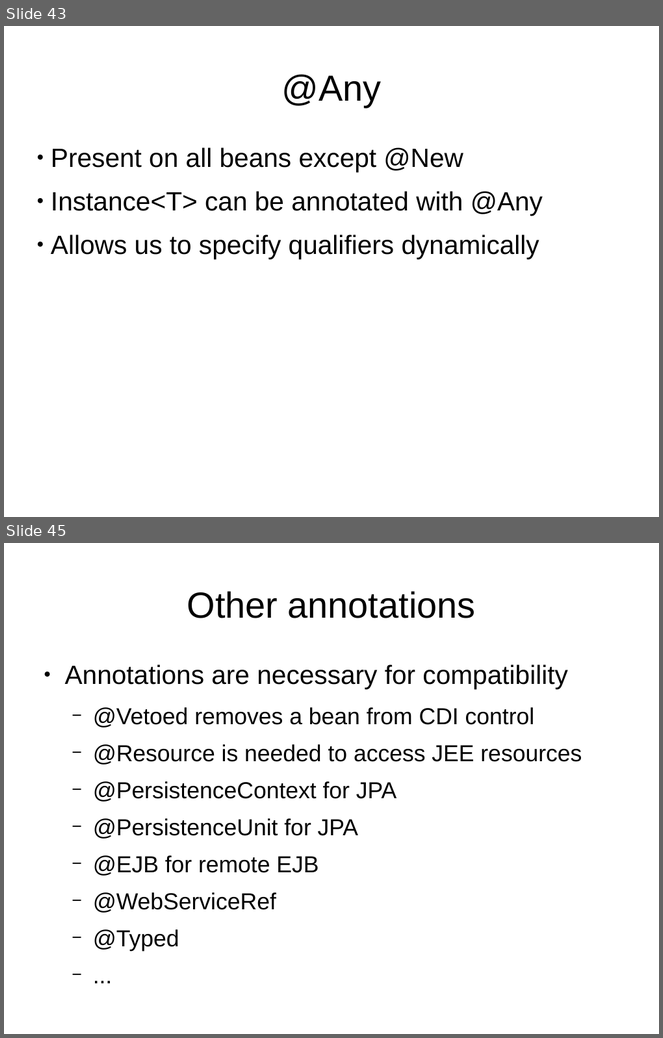
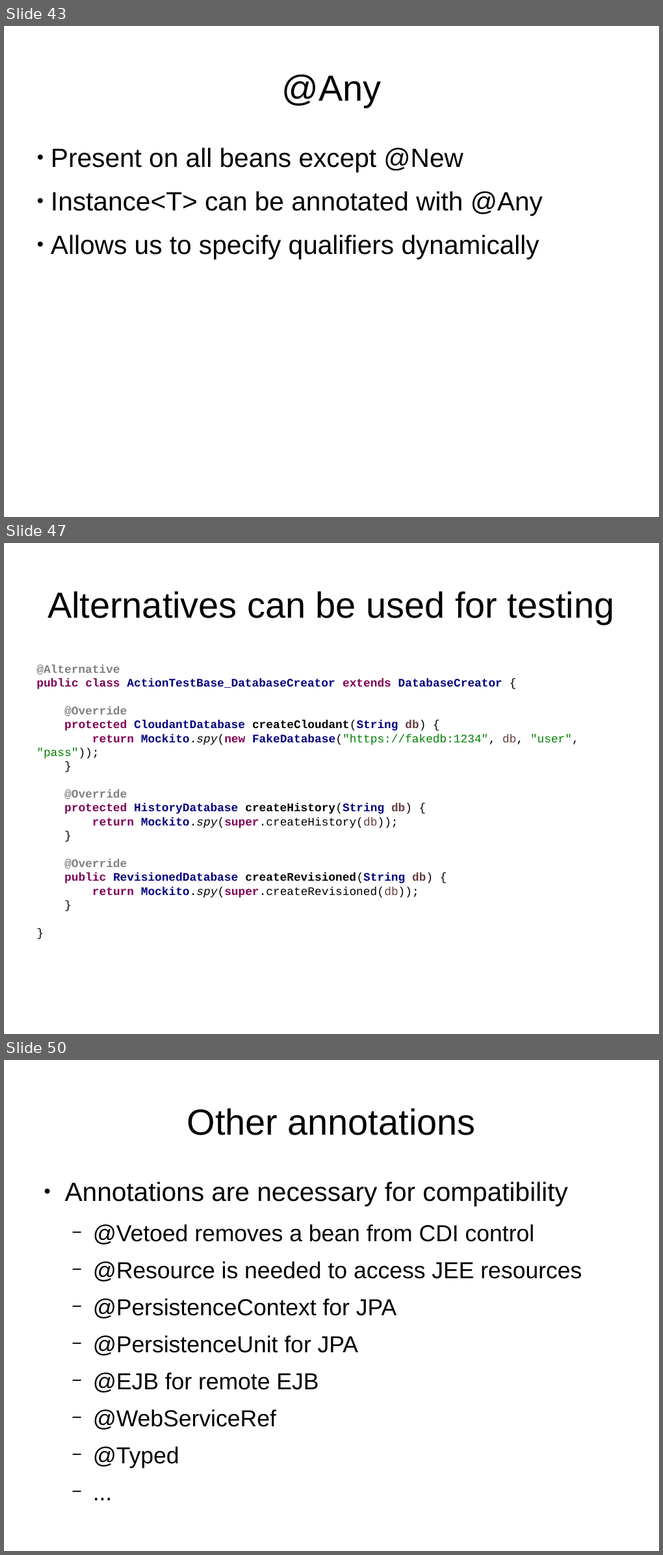
Before and after one commit to FrigoCoder/CDI, a slide deck: CDI.odp. Shown one above the other, each under a label of ours: slides 43 and 45 before the commit, slides 43, 47 and 50 after it; the slides between them are not shown. The pictures are 663x1038 and 663x1555 pixels, drawn with LibreOffice and Linux fonts; fonts in the diff are those of the drawing. Boxes give left, top, right and bottom in pixels: in the first picture for what was removed or moved away, otherwise in the second. Text is boxed around its words. In the diff, an @@ line names an element or a change of style, - is before the commit and + after.

```diff
--- a/CDI.odp
+++ b/CDI.odp
@@ slide 47 added at <box>4,543,659,1034</box>, background #FFFFFF @@
@@ title added at <box>48,591,614,624</box>, 44 pt, text #000000 @@
+Alternatives can be used for testing
@@ text added at <box>36,665,579,898</box>, 14 pt, text #000080, bold @@
+@Alternative
+public class ActionTestBase_DatabaseCreator extends DatabaseCreator {
+@Override
+protected CloudantDatabase createCloudant(String db) {
+return Mockito.spy(new FakeDatabase("https://fakedb:1234", db, "user", "pass"));
+}
+@Override
+protected HistoryDatabase createHistory(String db) {
+return Mockito.spy(super.createHistory(db));
+}
+@Override
+public RevisionedDatabase createRevisioned(String db) {
+return Mockito.spy(super.createRevisioned(db));
+}
+}
@@ what was slide 45 is now slide 50 @@
```
Also in this commit, not shown: 2 slides changed, 6 other slides added.
